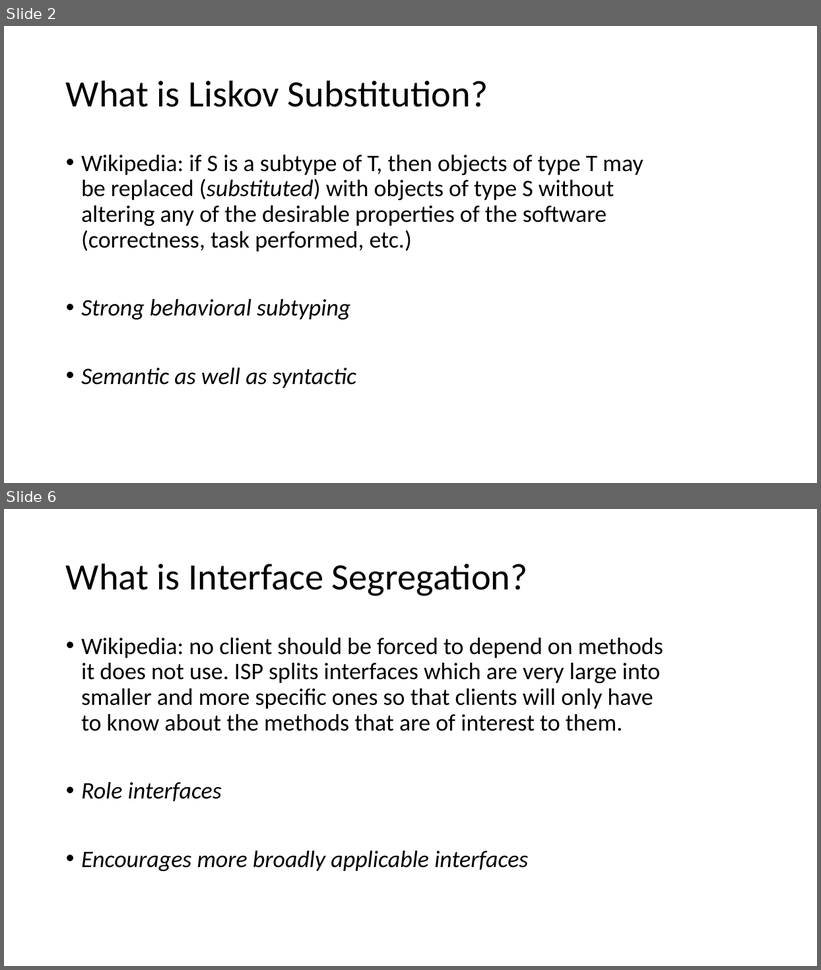
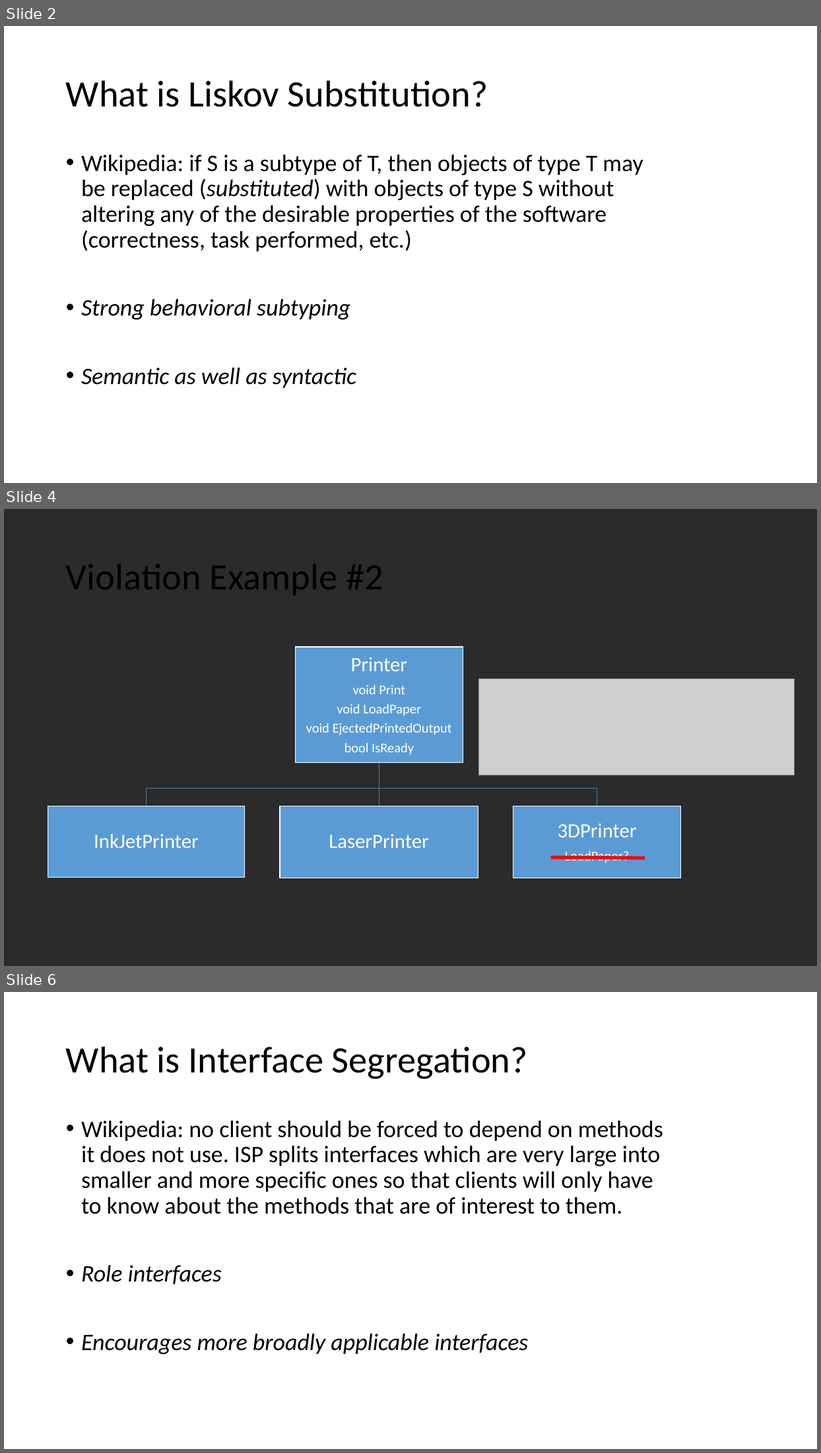
Before and after one commit to PhilipJordan/SOLID, a slide deck: Presentations/LI Redux.pptx. Shown one above the other, each under a label of ours: slides 2 and 6 before the commit, slides 2, 4 and 6 after it; the slides between them are not shown. The pictures are 821x970 and 821x1453 pixels, drawn with LibreOffice and Linux fonts; fonts in the diff are those of the drawing; grey boxes stand for pictures; background and template pictures are left out; a plain dark background stands for a picture behind light text. Boxes give left, top, right and bottom in pixels: in the first picture for what was removed or moved away, otherwise in the second. Text is boxed around its words. In the diff, an @@ line names an element or a change of style, - is before the commit and + after.

Commit message:
Re-worked the examples in LI presentation.

```diff
--- a/Presentations/LI Redux.pptx
+++ b/Presentations/LI Redux.pptx
@@ slide 4 added at box(4, 509, 817, 966), background picture (left out) @@
@@ title added at box(66, 564, 384, 595), 44 pt, text #000000 @@
+Violation Example #2
@@ picture added at box(479, 679, 795, 775) @@
@@ group added at box(48, 647, 681, 878): 4 rectangles, 4 texts, 3 freeform shapes @@
+Printer
+void Print
+void LoadPaper
+void EjectedPrintedOutput
+bool IsReady
+InkJetPrinter
+LaserPrinter
+3DPrinter
+LoadPaper?
@@ line added from (551, 858) to (645, 859), #FF0000 4 pt @@
```
Also in this commit, not shown: 5 slides changed.
